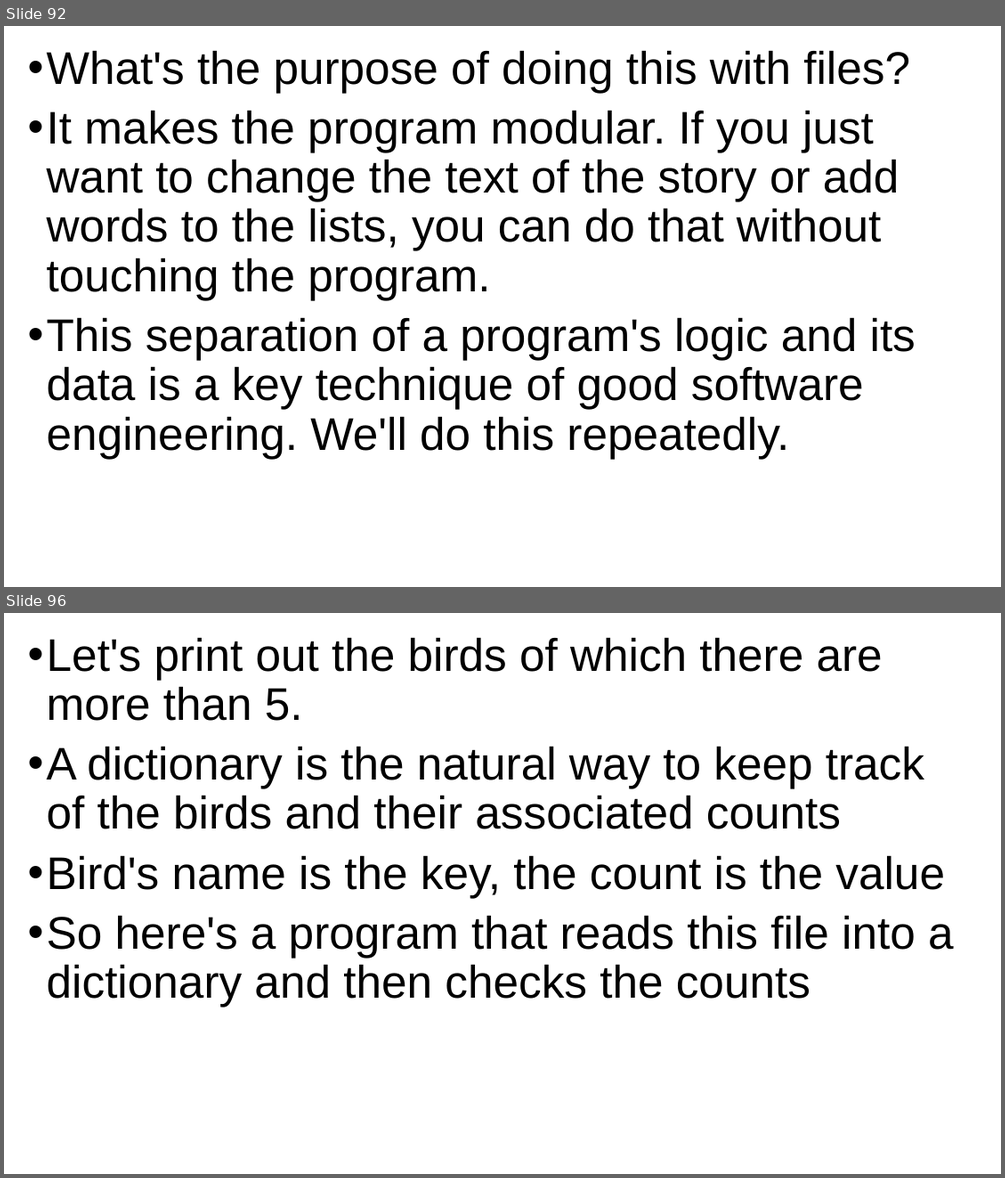
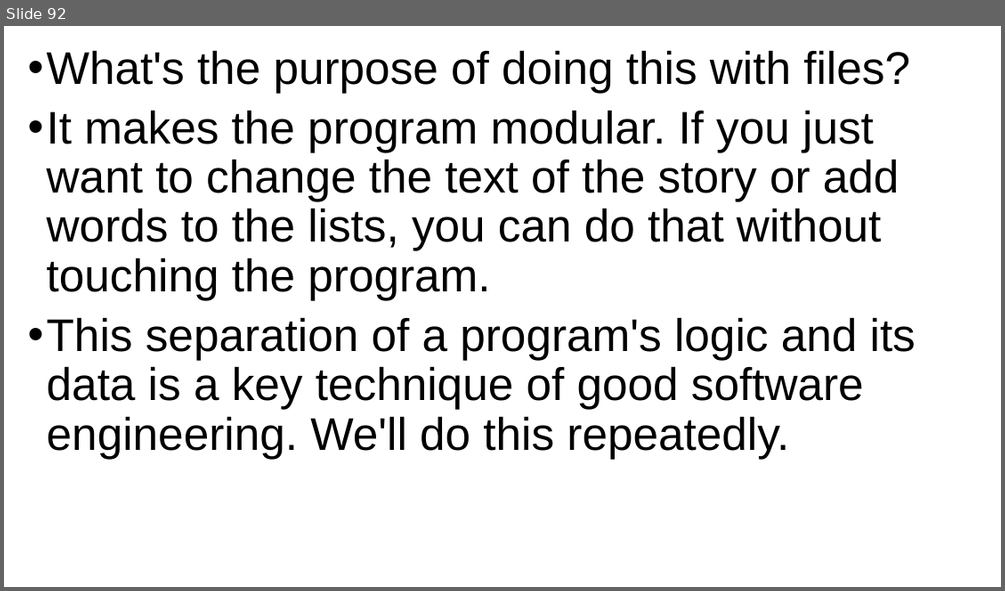
Before and after one commit to grimmelm/ctech404, a slide deck: ctech403/module_1/CTECH403 Module 1 - Files.pptx. Shown one above the other, each under a label of ours: slides 92 and 96 before the commit, slide 92 after it; the slides between them are not shown. The pictures are 1005x1178 and 1005x591 pixels, drawn with LibreOffice and Linux fonts; fonts in the diff are those of the drawing. Boxes give left, top, right and bottom in pixels: in the first picture for what was removed or moved away, otherwise in the second. Text is boxed around its words. In the diff, an @@ line names an element or a change of style, - is before the commit and + after.

```diff
--- a/ctech403/module_1/CTECH403 Module 1 - Files.pptx
+++ b/ctech403/module_1/CTECH403 Module 1 - Files.pptx
@@ slide 96 removed at (4, 613, 1001, 1174), background #FFFFFF @@
@@ text removed at (47, 637, 954, 1006) @@
-• Let's print out the birds of which there are more than 5.
-• A dictionary is the natural way to keep track of the birds and their associated counts
-• Bird's name is the key, the count is the value
-• So here's a program that reads this file into a dictionary and then checks the counts
```
Also in this commit, not shown: 14 other slides removed, 30 other files.
